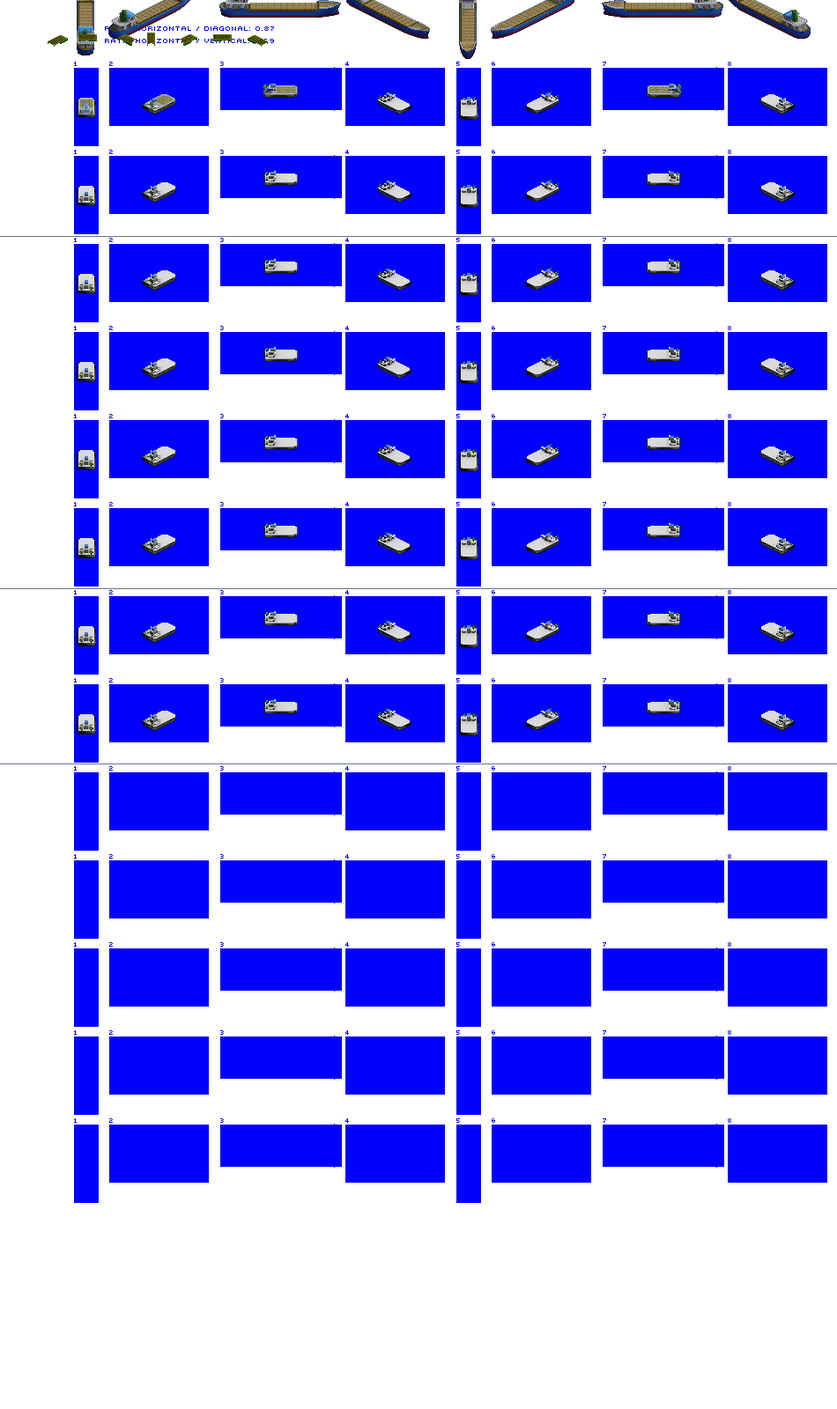
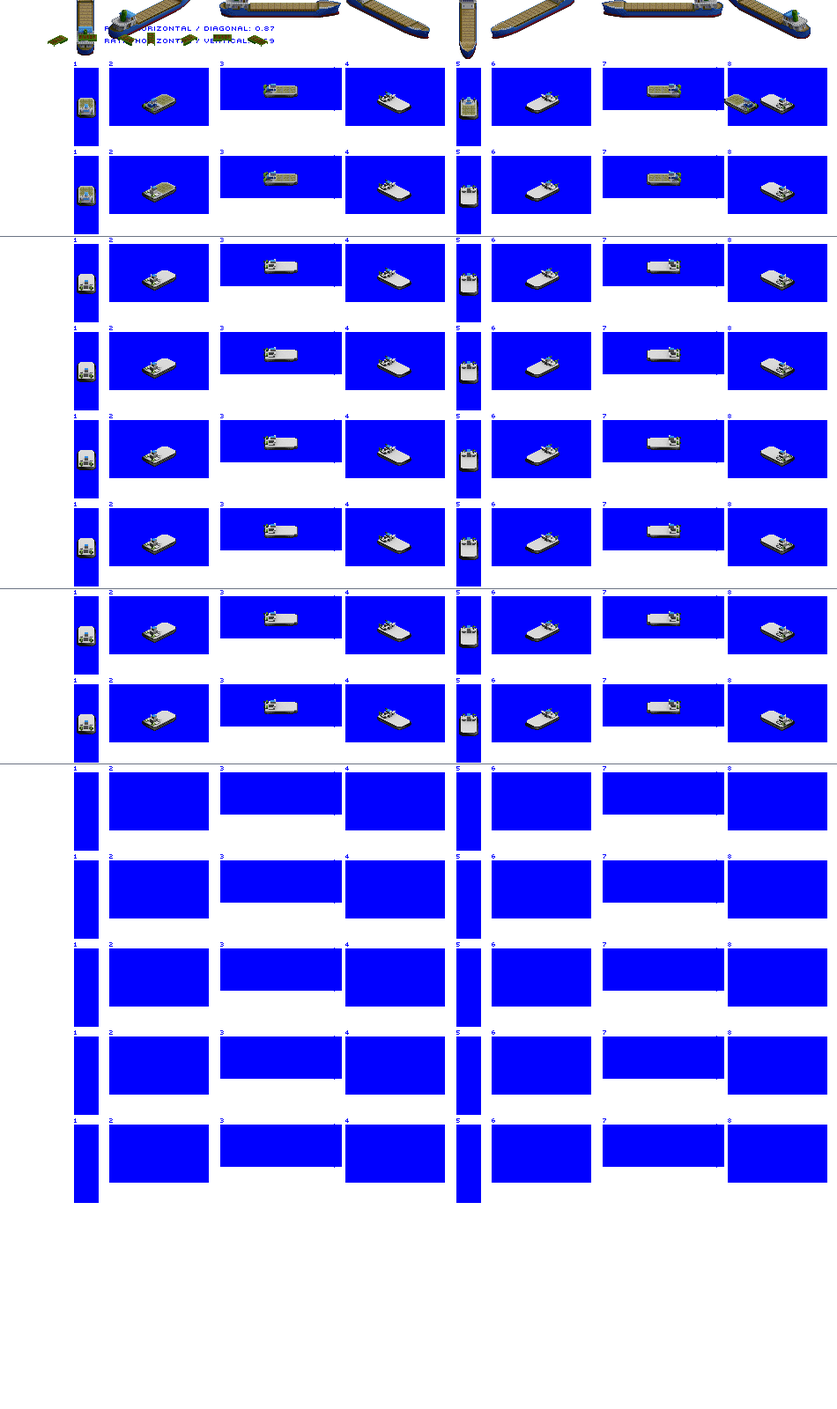
Layered file, before and after one edit (837px x 1409px). Changes by layer:
painted on "Hovercraft Freight Medium" over [78, 94, 759, 204]
